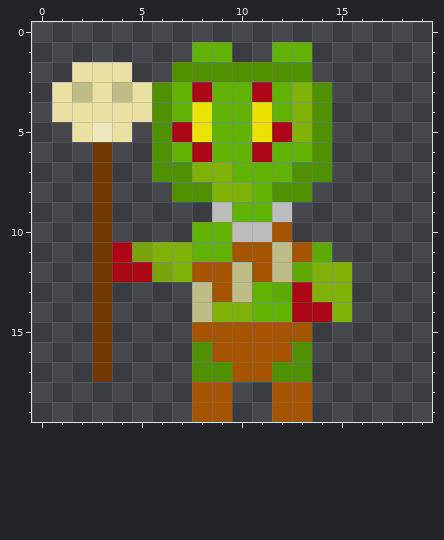
Pixel-art sprite: assets/enemies/goblin_shaman_casting_1.png. That is the earlier state.
The file is 20x20 pixels.
After the commit:
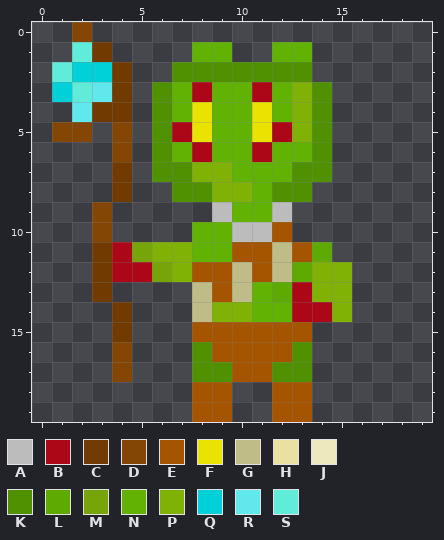
Palette (. is transparent): A #bcbcbc  B #ac0717  C #713a00  D #844604  E #a55500  F #eae200  G #c0bc87  H #e9e0a2  J #eee8bf  K #4f9101  L #5eaa03  M #77a409  N #62b204  P #7fb204  Q #00d1d8  R #60e8ec  S #60ecd9
Commit: shaman goblin misty step oooo
The edit:
Changed rows in their new state; - is an unchanged pixel.
first column x 1:
 0 -D---
 1 -SC--
 2 SQQC-
 3 QSRC.
 4 .RCC.
 5 DD.D-
 6 --.D-
 7 --.C-
 8 --.C-
 9 --D--
10 --D--
first column x 3:
14 .C
15 .C
16 .D
17 .D
Changed places in both pictures, as pixel boxes (x1, y1, x2, y2):
changed: (52, 22, 152, 382)
